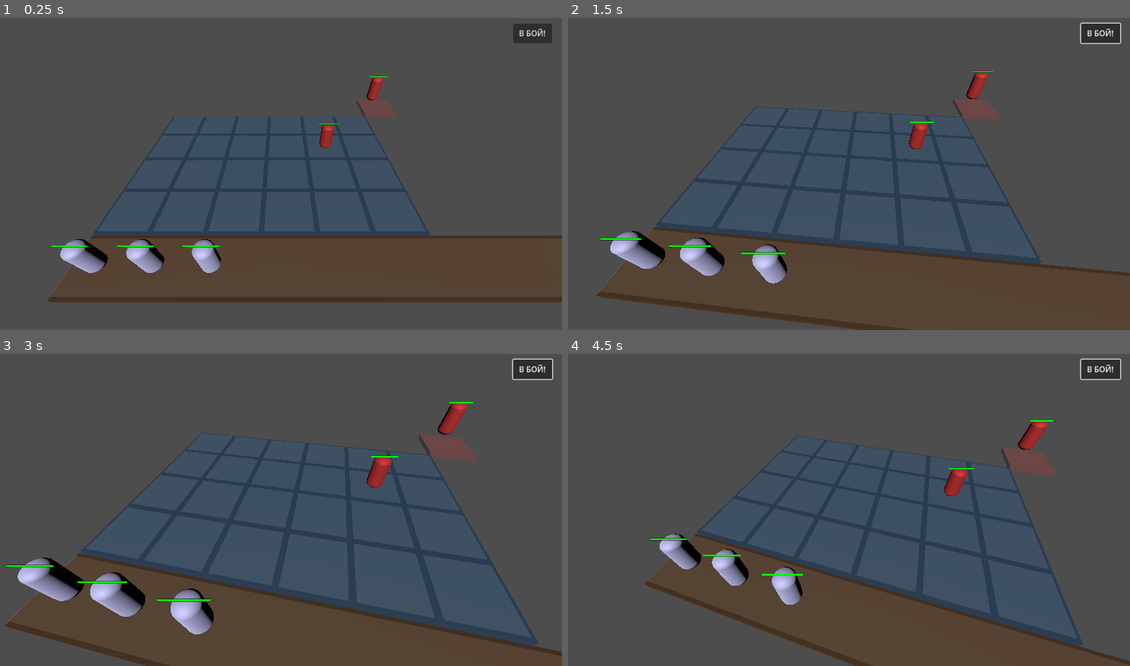
Above: before the commit, frames 1-4 (two rows, left to right).
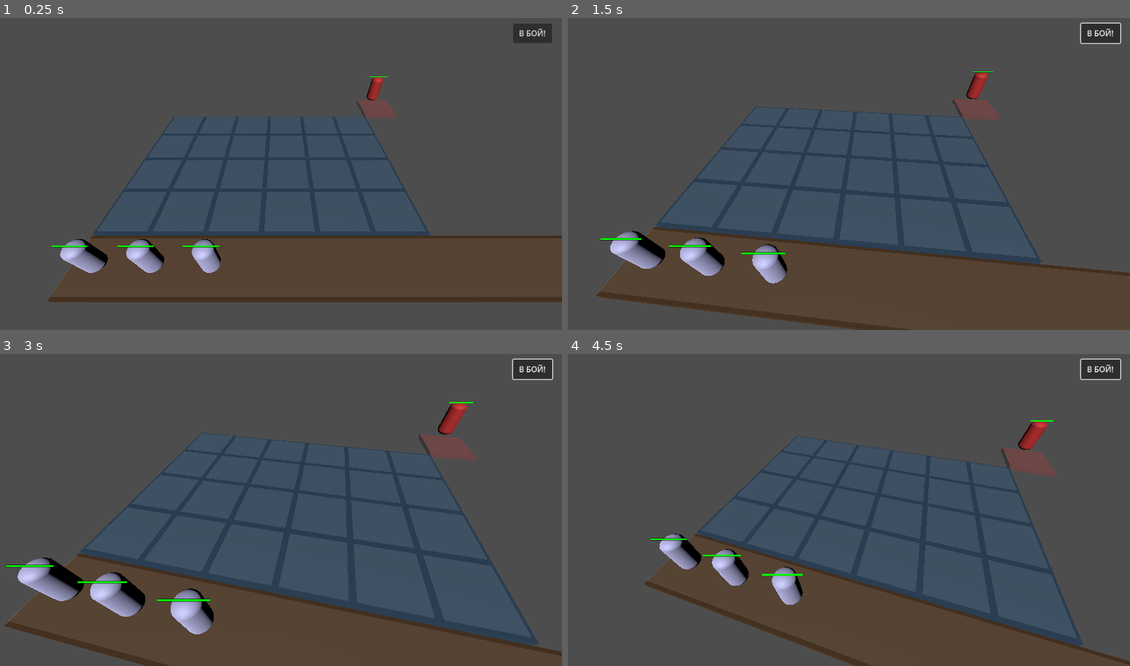
Above: after the commit, the same moments.

Repository: alexey231090/MemBattle
Game: Godot game, scene res://scenes/Main3D.tscn
Same seed, same stepped clock (60 frames per second), same inputs: the game is played once before the commit and once after it.
Inputs (mouse positions are in pixels of both pictures, inside the frame that each line leads up to):
- Up to frame 1 (0.25 s): no input
- Up to frame 2 (1.5 s): click "В БОЙ!" at 0.5 s; tap Enter at 1.25 s; move the mouse to (972, 155) at 1.27 s; hold W from 1.28 s (still down); tap Q at 1.35 s; click (972, 155) at 1.42 s
- Up to frame 3 (3 s): release W at 2 s; tap Space at 2 s; drag from (168, 522) to (252, 572) at 2.02 s; tap Enter at 2.75 s; move the mouse to (337, 438) at 2.77 s; hold W from 2.78 s (still down); tap Q at 2.85 s
- Up to frame 4 (4.5 s): release W at 3.5 s; tap Space at 3.5 s; drag from (820, 572) to (680, 460) at 3.52 s; tap Enter at 4.25 s; move the mouse to (1017, 556) at 4.27 s; hold S from 4.28 s (still down); tap Q at 4.35 s

The runs differ from the first frame. In frame 1, 0.2% of the frame differs, in the area x 56-61%, y 33-42%; in frame 2, 0.2%; in frame 3, 0.3%, in the area x 65-71%, y 32-43%; in frame 4, 0.3%.

Commit message:
Pash System Update

Diff:
--- a/scripts/Card3D.gd
+++ b/scripts/Card3D.gd
@@ -7,7 +7,7 @@
 var attack_damage: float = 5.0
 var attack_cooldown: float = 1.0  # Время между атаками
 var current_cooldown: float = 0.0
-var combat_offset: float = 0.7  # Насколько близко подходят карты друг к другу
+var combat_offset: float = 1.0  # Увеличиваем расстояние между картами в бою
 
 var max_health: float = 100.0
 var current_health: float = 100.0
@@ -17,6 +17,11 @@
 
 var original_cell_position: Vector3  # Позиция центра ячейки
 var combat_target: Node  # Цель для атаки
+
+# Система перемещения
+var movement_path: Array = []  # Путь как массив позиций
+var is_moving_along_path: bool = false
+var current_path_index: int = 0
 
 func _ready():
 	# Устанавливаем слой коллизии для карты
@@ -80,11 +85,9 @@
 	is_fighting = true
 	current_cooldown = 0.0  # Сбрасываем таймер атаки
 
-	# Вычисляем позицию для боя (смещение к противнику)
-	var direction = (combat_target.global_position - global_position).normalized()
-	var combat_position = original_cell_position + direction * combat_offset
-	print(name + ": Двигаюсь к позиции: " + str(combat_position))
-	move_to(combat_position)
+	# Если цель еще не в бою, инициируем бой с её стороны
+	if combat_target and not combat_target.is_fighting:
+		combat_target.start_combat(self, combat_target.global_position)
 
 func stop_combat():
 	print(name + ": Прекращаю бой")
@@ -102,6 +105,25 @@
 	print(name + ": Погибаю!")
 	queue_free()
 
+func move_along_path(path: Array):
+	if path.size() > 0:
+		movement_path = path
+		current_path_index = 0
+		is_moving_along_path = true
+		# Начинаем движение к первой точке
+		move_to_next_path_point()
+
+func move_to_next_path_point():
+	if current_path_index < movement_path.size():
+		var next_pos = movement_path[current_path_index]
+		move_to(next_pos)
+	else:
+		is_moving_along_path = false
+		movement_path.clear()
+		# Если есть цель для боя, начинаем бой с текущей позиции
+		if combat_target and is_instance_valid(combat_target):
+			start_combat(combat_target, global_position)
+
 func _physics_process(delta):
 	if is_moving:
 		var direction = (target_position - global_position)
@@ -113,7 +135,12 @@
 			global_position = target_position
 			velocity = Vector3.ZERO
 
-	if is_fighting and combat_target and combat_target.current_health > 0:
+			# Если движемся по пути, переходим к следующей точке
+			if is_moving_along_path:
+				current_path_index += 1
+				move_to_next_path_point()
+
+	if is_fighting and combat_target and is_instance_valid(combat_target) and combat_target.current_health > 0:
 		current_cooldown -= delta
 		if current_cooldown <= 0:
 			print(name + ": Атакую " + combat_target.name)
--- a/scripts/Main3D.gd
+++ b/scripts/Main3D.gd
@@ -41,14 +41,6 @@
 		var bench_pos = game_field.get_bench_cells()[i]
 		card.global_position = bench_pos
 		game_field.place_card(card, bench_pos)
-
-	# Создаем тестового врага на поле
-	var enemy_card = enemy_card_scene.instantiate()
-	add_child(enemy_card)
-	# Помещаем врага в центр противоположной стороны поля
-	var enemy_pos = game_field.board_cells[1][4]  # Примерно середина дальней части поля
-	enemy_card.global_position = enemy_pos
-	game_field.place_card(enemy_card, enemy_pos)
 
 func _on_battle_button_pressed():
 	start_battle()
@@ -107,7 +99,6 @@
 			var dz = abs(enemy.row - ally.row)
 
 			# Используем максимум из расстояний как общее расстояние
-			# Это позволяет учитывать и прямые, и диагональные направления
 			var distance = max(dx, dz)
 
 			if distance < min_distance:
@@ -120,15 +111,131 @@
 
 			# Если расстояние больше 1, нужно двигаться к противнику
 			if min_distance > 1:
-				# TODO: Здесь будет логика перемещения
-				print("Нужно переместиться ближе к противнику")
-				# Пока просто начинаем бой
-				ally.card.start_combat(closest_enemy.card, ally.pos)
-				closest_enemy.card.start_combat(ally.card, closest_enemy.pos)
+				var path = find_path_to_enemy(ally, closest_enemy, all_cards)
+				if path.size() > 0:
+					print("Найден путь к противнику, длина: ", path.size())
+					ally.card.combat_target = closest_enemy.card
+					ally.card.move_along_path(path)
+				else:
+					print("Путь к противнику не найден")
 			else:
 				# Если противник рядом (включая диагональ), сразу начинаем бой
 				ally.card.start_combat(closest_enemy.card, ally.pos)
 				closest_enemy.card.start_combat(ally.card, closest_enemy.pos)
+
+func get_lowest_f_score(open_set: Array, f_score: Dictionary) -> Vector2:
+	var lowest = open_set[0]
+	for point in open_set:
+		if f_score[point] < f_score[lowest]:
+			lowest = point
+	return lowest
+
+func optimize_path(path: Array, occupied: Dictionary) -> Array:
+	if path.size() < 3:
+		return path
+
+	var optimized = []
+	var i = 0
+	optimized.append(path[0])
+
+	while i < path.size() - 1:
+		var current = path[i]
+
+		# Ищем самую дальнюю точку, до которой можно дойти по диагонали
+		var max_look_ahead = min(path.size() - i - 1, 3) # Смотрим максимум на 3 шага вперед
+		var best_diagonal = -1
+
+		for j in range(1, max_look_ahead + 1):
+			var target = path[i + j]
+			var dx = target.x - current.x
+			var dy = target.y - current.y
+
+			# Проверяем, можно ли дойти по диагонали
+			if abs(dx) == abs(dy) and can_move_diagonal(current, target, occupied):
+				best_diagonal = i + j
+
+		if best_diagonal != -1:
+			# Если нашли диагональный путь, добавляем конечную точку
+			optimized.append(path[best_diagonal])
+			i = best_diagonal
+		else:
+			# Иначе добавляем следующую точку из оригинального пути
+			optimized.append(path[i + 1])
+			i += 1
+
+	return optimized
+
+func can_move_diagonal(start: Vector2, end: Vector2, occupied: Dictionary) -> bool:
+	# Проверяем, не заблокирован ли диагональный путь
+	var dx = sign(end.x - start.x)
+	var dy = sign(end.y - start.y)
+	var current = start
+
+	while current != end:
+		current = Vector2(current.x + dx, current.y + dy)
+		if occupied.has(current) and current != end:
+			return false
+
+	return true
+
+func astar_pathfinding(start: Vector2, end: Vector2, occupied: Dictionary) -> Array:
+	var open_set = [start]
+	var came_from = {}
+
+	var g_score = {}
+	g_score[start] = 0
+
+	var f_score = {}
+	f_score[start] = heuristic(start, end)
+
+	while open_set.size() > 0:
+		var current = get_lowest_f_score(open_set, f_score)
+		if current == end:
+			var path = reconstruct_path(came_from, current)
+			return optimize_path(path, occupied)
+
+		open_set.erase(current)
+
+		# Проверяем соседние клетки (только по горизонтали и вертикали)
+		var neighbors = [
+			Vector2(current.x + 1, current.y), # вправо
+			Vector2(current.x - 1, current.y), # влево
+			Vector2(current.x, current.y + 1), # вниз
+			Vector2(current.x, current.y - 1)  # вверх
+		]
+
+		for neighbor in neighbors:
+			# Проверяем границы поля
+			if neighbor.x < 0 or neighbor.x >= game_field.GRID_SIZE.x or \
+			   neighbor.y < 0 or neighbor.y >= game_field.GRID_SIZE.y:
+				continue
+
+			# Проверяем, не занята ли клетка
+			if occupied.has(neighbor) and neighbor != end:
+				continue
+
+			var tentative_g_score = g_score[current] + 1
+
+			if !g_score.has(neighbor) or tentative_g_score < g_score[neighbor]:
+				came_from[neighbor] = current
+				g_score[neighbor] = tentative_g_score
+				f_score[neighbor] = g_score[neighbor] + heuristic(neighbor, end)
+
+				if !open_set.has(neighbor):
+					open_set.append(neighbor)
+
+	return []
+
+func heuristic(pos: Vector2, end: Vector2) -> float:
+	# Используем манхэттенское расстояние
+	return abs(end.x - pos.x) + abs(end.y - pos.y)
+
+func reconstruct_path(came_from: Dictionary, current: Vector2) -> Array:
+	var path = [current]
+	while came_from.has(current):
+		current = came_from[current]
+		path.push_front(current)
+	return path
 
 func check_battle_in_rows(all_cards: Array):
 	# Группируем карты по строкам (для боя по оси X)
@@ -352,3 +459,65 @@
 
 	print("Столкновений не найдено")
 	return {}
+
+func find_path_to_enemy(ally, enemy, all_cards: Array) -> Array:
+	var start_pos = Vector2(ally.row, ally.col)
+	var end_pos = Vector2(enemy.row, enemy.col)
+	var final_path = []
+
+	print("Ищем путь от ", start_pos, " к ", end_pos)
+
+	# Создаем карту занятых позиций
+	var occupied_positions = {}
+	for card in all_cards:
+		if is_instance_valid(card.card) and card.card != ally.card and card.card != enemy.card:
+			occupied_positions[Vector2(card.row, card.col)] = true
+
+	# Сначала пробуем прямой путь
+	if start_pos.x == end_pos.x or start_pos.y == end_pos.y:
+		var direct_path = try_direct_path(start_pos, end_pos, occupied_positions)
+		if direct_path.size() > 0:
+			for point in direct_path:
+				final_path.append(game_field.board_cells[point.x][point.y])
+			return final_path
+
+	# Если прямой путь невозможен, используем A* с оптимизацией диагоналей
+	var path = astar_pathfinding(start_pos, end_pos, occupied_positions)
+
+	# Убираем последнюю точку (позицию врага)
+	if path.size() > 1:
+		path.pop_back()
+
+	# Преобразуем путь в мировые координаты
+	for point in path:
+		if point.x >= 0 and point.x < game_field.GRID_SIZE.x and \
+		   point.y >= 0 and point.y < game_field.GRID_SIZE.y:
+			final_path.append(game_field.board_cells[point.x][point.y])
+
+	return final_path
+
+func try_direct_path(start: Vector2, end: Vector2, occupied: Dictionary) -> Array:
+	var path = []
+	var current = start
+
+	# Определяем направление движения
+	var dx = 0
+	var dy = 0
+	if start.x == end.x:  # Движение по вертикали
+		dy = sign(end.y - start.y)
+	else:  # Движение по горизонтали
+		dx = sign(end.x - start.x)
+
+	# Строим путь
+	while current != end:
+		var next = Vector2(current.x + dx, current.y + dy)
+		if occupied.has(next):
+			return []  # Путь заблокирован
+		path.append(next)
+		current = next
+
+	# Убираем последнюю точку (позицию врага)
+	if path.size() > 0:
+		path.pop_back()
+
+	return path
Not shown, changed: docs/ОПИСАНИЕ_ИГРЫ.md
Not shown, changed: docs/ПРОГРЕСС_РАЗРАБОТКИ.md
